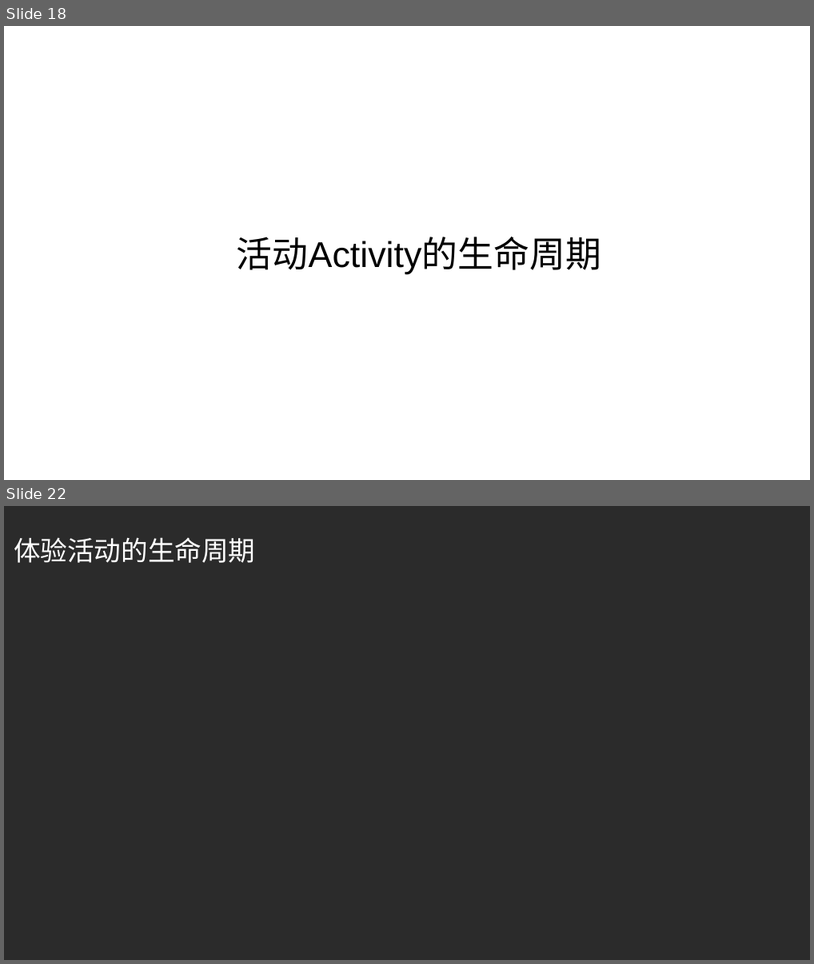
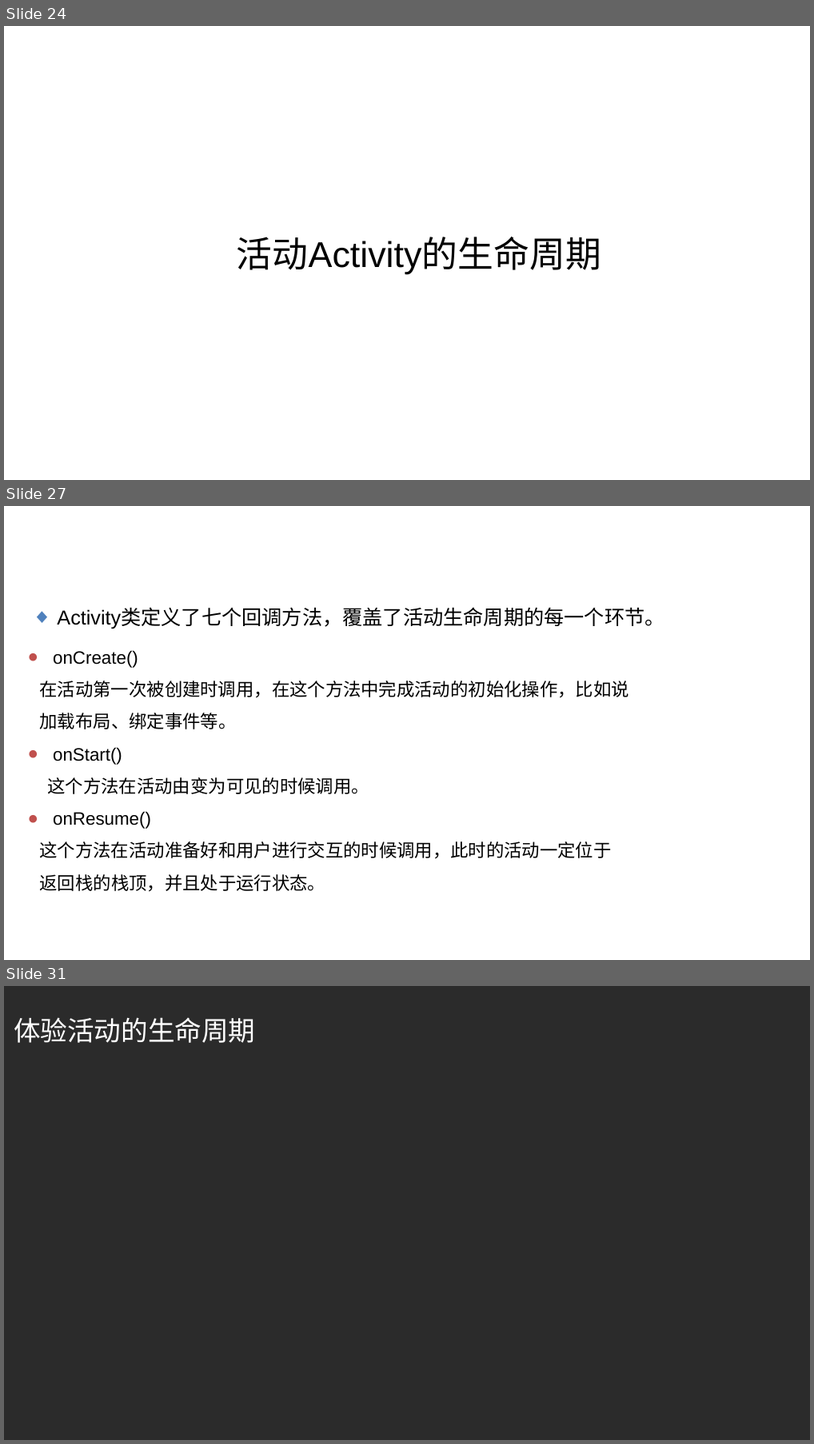
Before and after one commit to guoyang123/androidppt, a slide deck: 第二章探究活动/探究活动Activity.ppt. Shown one above the other, each under a label of ours: slides 18 and 22 before the commit, slides 24, 27 and 31 after it; the slides between them are not shown. The pictures are 814x964 and 814x1444 pixels, drawn with LibreOffice and Linux fonts; fonts in the diff are those of the drawing; background and template pictures are left out; a plain dark background stands for a picture behind light text. Boxes give left, top, right and bottom in pixels: in the first picture for what was removed or moved away, otherwise in the second. Text is boxed around its words. In the diff, an @@ line names an element or a change of style, - is before the commit and + after.

```diff
--- a/第二章探究活动/探究活动Activity.ppt
+++ b/第二章探究活动/探究活动Activity.ppt
@@ slide 27 added at box(4, 506, 810, 960), background picture (left out) @@
@@ text added at box(5, 536, 209, 576), 24 pt, text #FFFFFF @@
+活动的生命周期
@@ text added at box(57, 608, 665, 629), 18 pt, text #000000 @@
+◆ Activity类定义了七个回调方法，覆盖了活动生命周期的每一个环节。
@@ text added at box(40, 650, 630, 892), 16 pt, text #000000 @@
+● onCreate()
+在活动第一次被创建时调用，在这个方法中完成活动的初始化操作，比如说
+加载布局、绑定事件等。
+● onStart()
+这个方法在活动由变为可见的时候调用。
+● onResume()
+这个方法在活动准备好和用户进行交互的时候调用，此时的活动一定位于
+返回栈的栈顶，并且处于运行状态。
@@ what was slide 18 is now slide 24 @@
@@ what was slide 22 is now slide 31 @@
```
Also in this commit, not shown: 10 slides changed, 21 other slides added, 12 slides removed.
